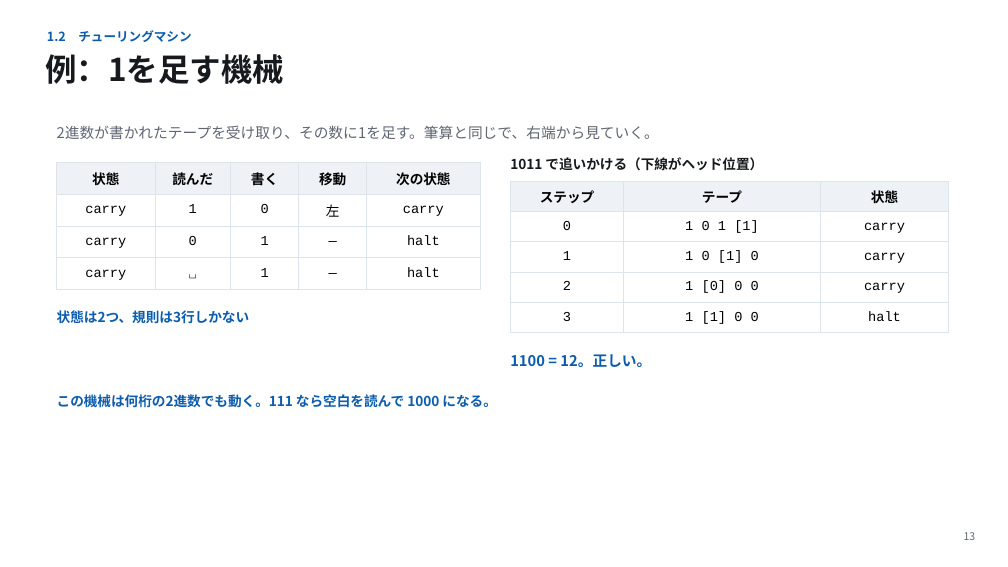
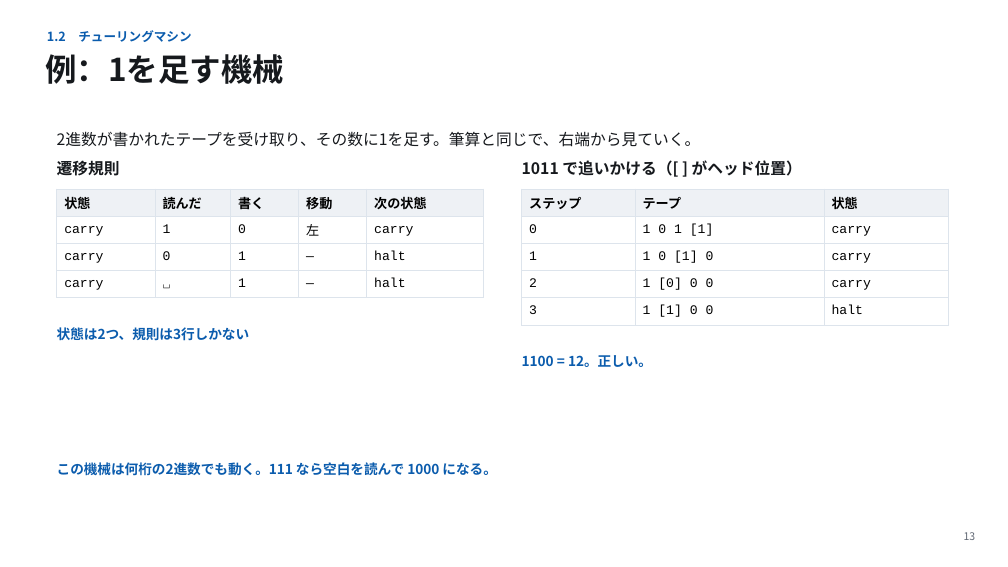
Before and after one commit to koide55/CompOutline, a slide deck: slide 13 of slides/第01回_計算とは何か.pptx. Drawn at 1008x567 pixels with LibreOffice and Linux fonts; fonts in the diff are those of the drawing. Boxes give left, top, right and bottom in pixels: in the first picture for what was removed or moved away, otherwise in the second. Text is boxed around its words. In the diff, an @@ line names an element or a change of style, - is before the commit and + after.

```diff
--- a/slides/第01回_計算とは何か.pptx
+++ b/slides/第01回_計算とは何か.pptx
@@ text "2進数が書かれたテープを受け取り、その数に1を足す。筆算と同じで、右端から見ていく。" at [57,131,701,147]: size 14 to 15 pt, text colour #5F6672 to #16191D; line spacing 1 to 22pt @@
@@ text added at [57,158,120,179], 15 pt, text #16191D, bold @@
+遷移規則
@@ text at [522,160,802,177]: text changed; size 13 to 15 pt @@
-1011 で追いかける（下線がヘッド位置）
+1011 で追いかける（[ ] がヘッド位置）
@@ table at [57,189,484,294] @@
@@ size 13 to 12.5 pt @@
@@ alignment centre to left @@
@@ table: place and size @@
-table at [57,163,480,284]
+table at [57,189,484,294]
@@ table at [522,189,949,321] @@
@@ size 13 to 12.5 pt @@
@@ alignment centre to left @@
@@ table: place and size @@
-table at [510,181,949,328]
+table at [522,189,949,321]
@@ text "状態は2つ、規則は3行しかない": place and size @@
-text "状態は2つ、規則は3行しかない" at [57,310,249,324]
+text "状態は2つ、規則は3行しかない" at [57,327,249,341]
@@ text "1100 = 12。正しい。": place and size @@
-text "1100 = 12。正しい。" at [510,354,651,367]
+text "1100 = 12。正しい。" at [522,355,652,367]
@@ text "1100 = 12。正しい。" at [522,355,652,367]: size 14 to 13 pt @@
@@ text "この機械は何桁の2進数でも動く。111 なら空白を読んで 1000 になる。": place and size @@
-text "この機械は何桁の2進数でも動く。111 なら空白を読んで 1000 になる。" at [57,394,496,408]
+text "この機械は何桁の2進数でも動く。111 なら空白を読んで 1000 になる。" at [57,462,496,476]
@@ text "この機械は何桁の2進数でも動く。111 なら空白を読んで 1000 になる。" at [57,462,496,476]: line spacing 1 to 19pt @@
```
Also in this commit, not shown: 21 other slides changed, 32 other files.
